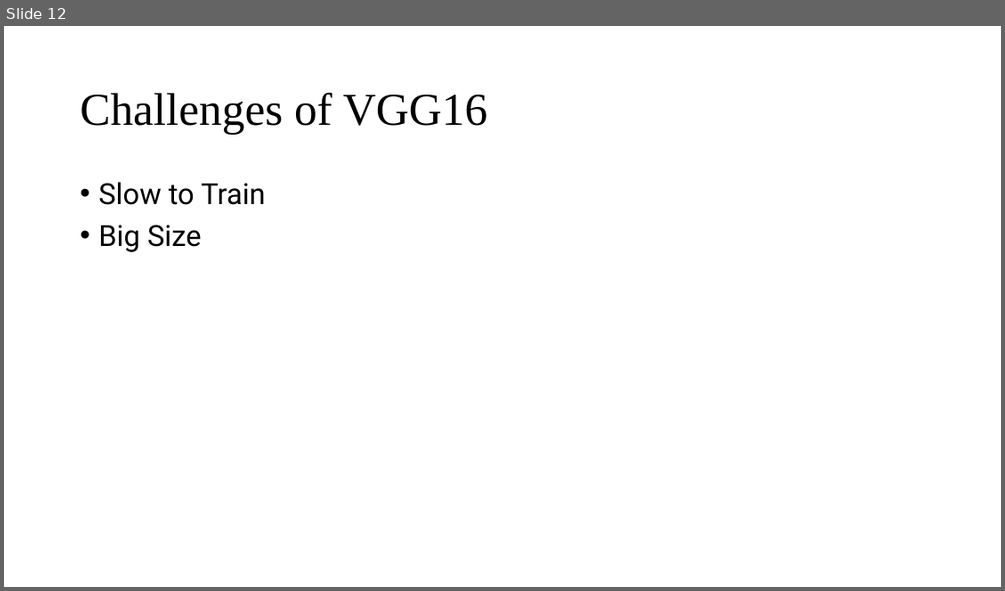
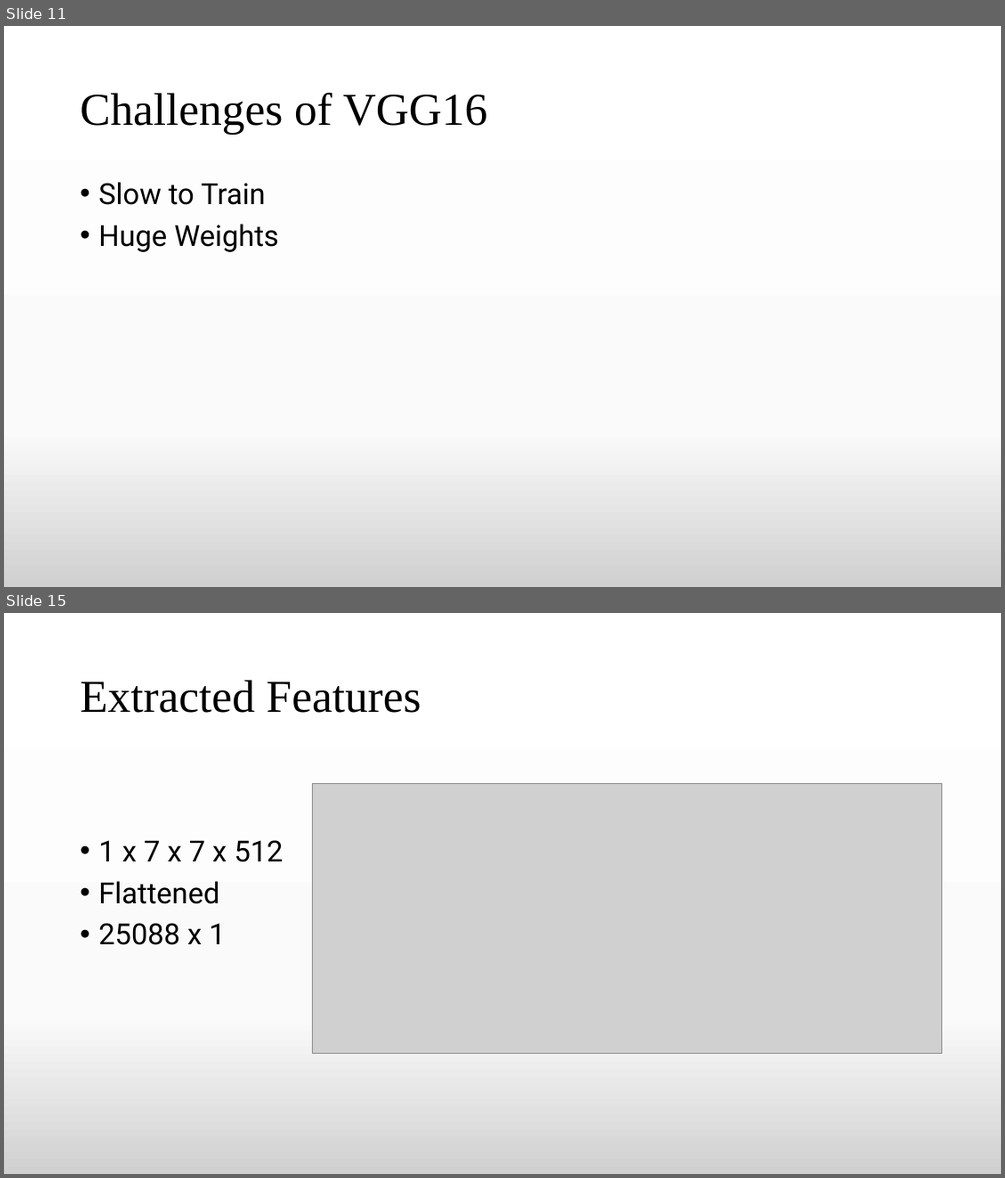
Before and after one commit to TheAnonymousMan/local-language-recognition-gcelt-class-2021, a slide deck: Documentation/4th Year Project Presentation.pptx. Shown one above the other, each under a label of ours: slide 12 before the commit, slides 11 and 15 after it; the slides between them are not shown. The pictures are 1005x591 and 1005x1178 pixels, drawn with LibreOffice and Linux fonts; fonts in the diff are those of the drawing; grey boxes stand for pictures. Boxes give left, top, right and bottom in pixels: in the first picture for what was removed or moved away, otherwise in the second. Text is boxed around its words. In the diff, an @@ line names an element or a change of style, - is before the commit and + after.

```diff
--- a/Documentation/4th Year Project Presentation.pptx
+++ b/Documentation/4th Year Project Presentation.pptx
@@ slide 15 added at <box>4,613,1001,1174</box>, background gradient #FFFFFF to #FBFBFB to #D1D1D1 @@
@@ title added at <box>80,680,421,713</box>, 44 pt, text #000000 @@
+Extracted Features
@@ picture added at <box>312,784,942,1054</box> @@
@@ text added at <box>98,840,283,945</box>, 28 pt, text #000000 @@
+• 1 x 7 x 7 x 512
+• Flattened
+• 25088 x 1
@@ what was slide 12 is now slide 11 @@
@@ slide 11 changed as well @@
@@ background #FFFFFF to gradient #FFFFFF to #FBFBFB to #D1D1D1 @@
@@ text at <box>98,224,278,252</box>: text changed @@
-• Big Size
+• Huge Weights
```
Also in this commit, not shown: 12 other slides changed, 2 other slides added, 2 slides removed, 4 other files.
